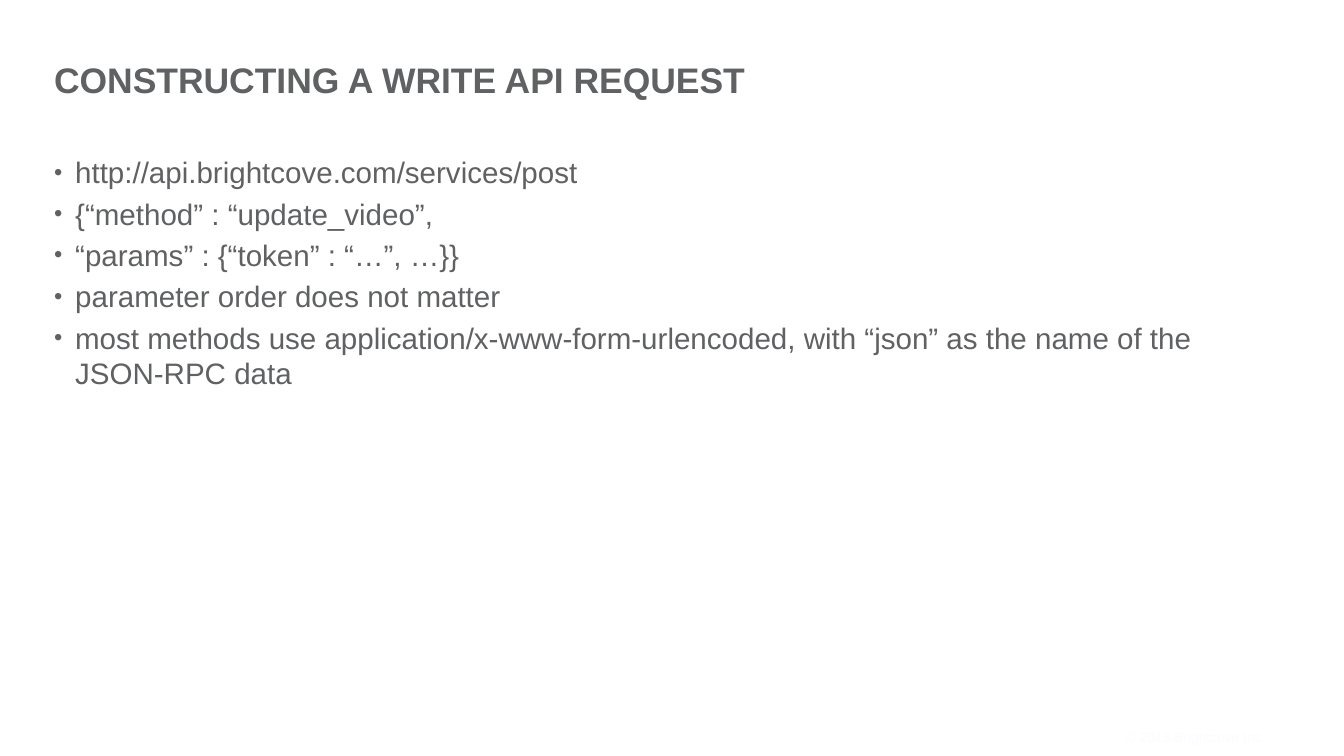
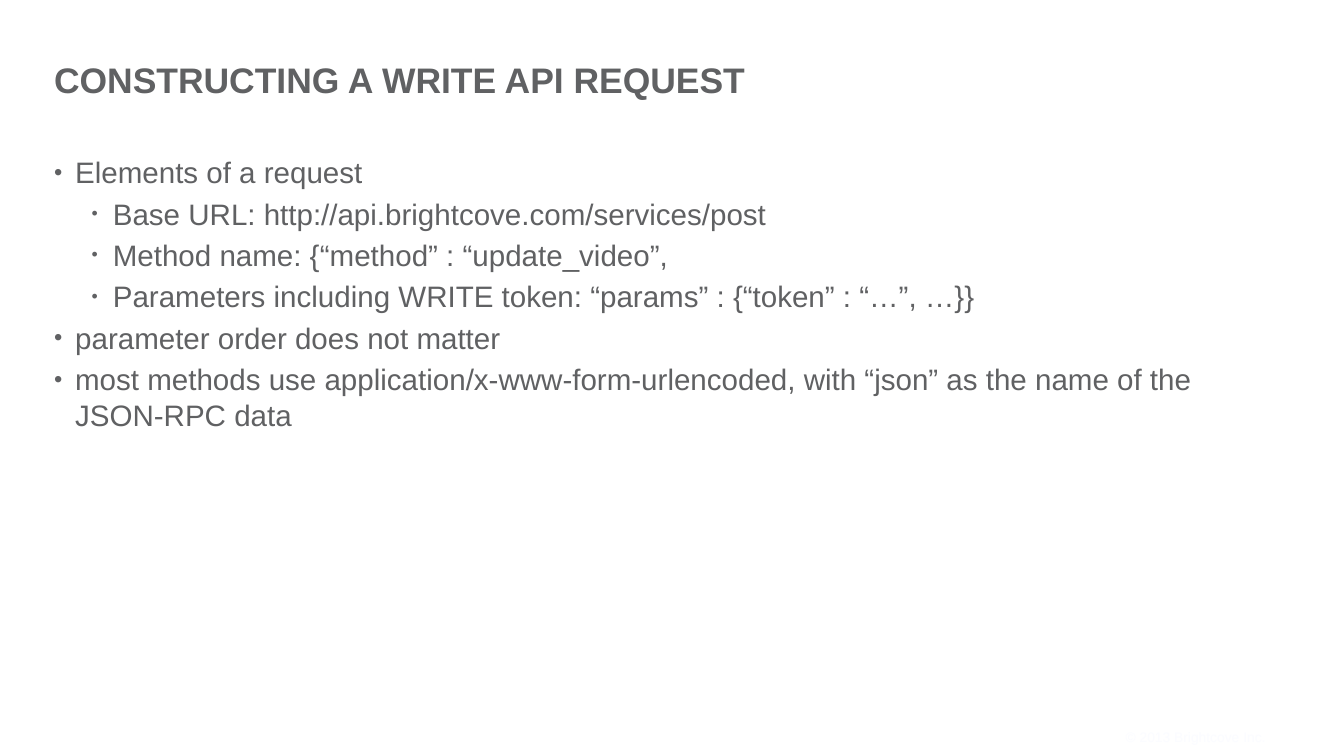
Before and after one commit to BrightcoveLearning/VideoCloudMediaAPI, a slide deck: slide 5 of VideoSessionsMaterials/creating-write-requests.pptx (slide 6 before the commit). Drawn at 1344x756 pixels with LibreOffice and Linux fonts; fonts in the diff are those of the drawing; background and template pictures are left out. Boxes give left, top, right and bottom in pixels: in the first picture for what was removed or moved away, otherwise in the second. Text is boxed around its words. In the diff, an @@ line names an element or a change of style, - is before the commit and + after.

```diff
--- a/VideoSessionsMaterials/creating-write-requests.pptx
+++ b/VideoSessionsMaterials/creating-write-requests.pptx
@@ text at box(75, 161, 835, 313): text changed @@
-• http://api.brightcove.com/services/post
-• {“method” : “update_video”,
-• “params” : {“token” : “…”, …}}
+• Elements of a request
+  • Base URL: http://api.brightcove.com/services/post
+  • Method name: {“method” : “update_video”,
+  • Parameters including WRITE token: “params” : {“token” : “…”, …}}
```
Also in this commit, not shown: 3 other slides changed, 6 slides removed, 1 other file.
